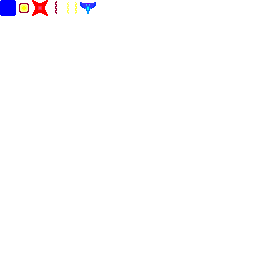
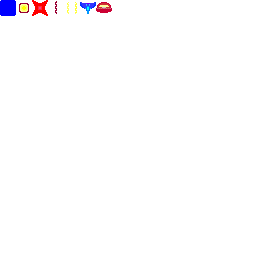
Comparing the layer stacks of the two 256x256 images. Changes:
added layer "ship-red" above "Background" over [96, 2, 112, 13]
hid "Background" over [96, 2, 112, 13]
